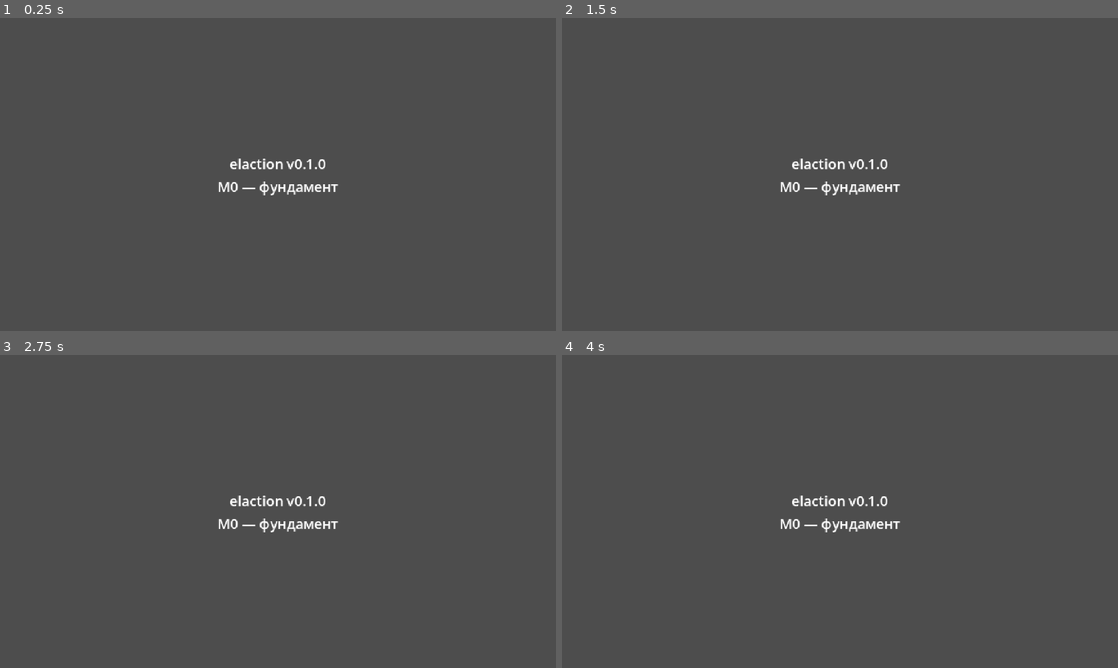
Above: before the commit, frames 1-4 (two rows, left to right).
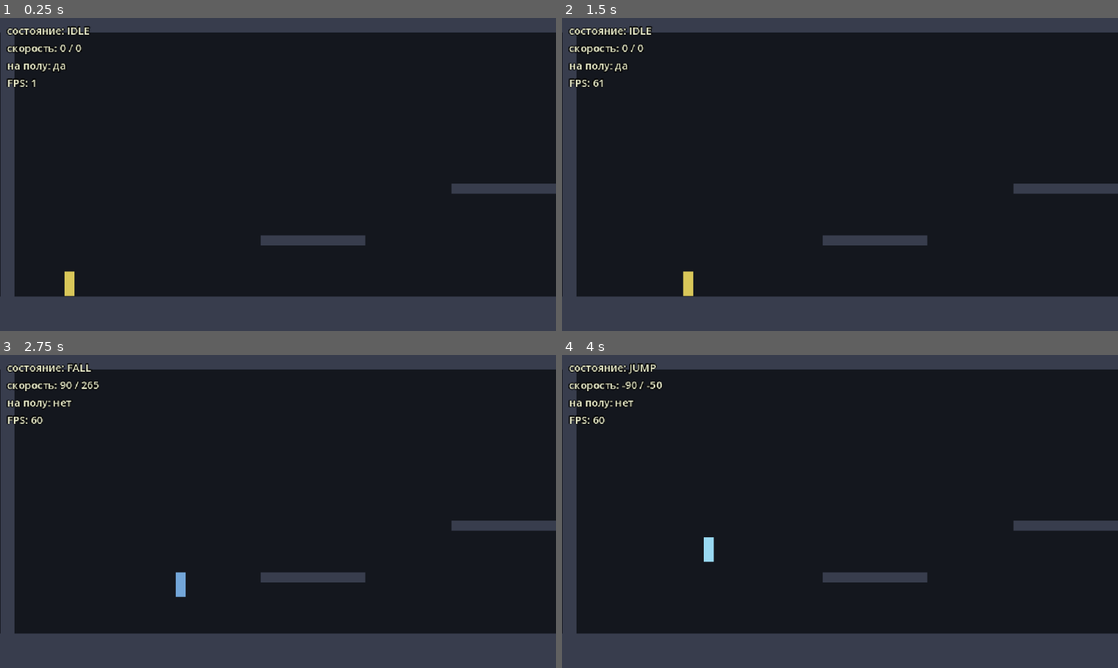
Above: after the commit, the same moments.

Repository: BalashovDmitriy/elaction
Game: Godot game, scene res://src/main.tscn
Same seed, same stepped clock (60 frames per second), same inputs: the game is played once before the commit and once after it.
Inputs (mouse positions are in pixels of both pictures, inside the frame that each line leads up to):
- Up to frame 1 (0.25 s): no input
- Up to frame 2 (1.5 s): tap Enter at 0.5 s; move the mouse to (962, 158) at 0.52 s; hold Right (move_right) 0.53-1.25 s; tap Space (jump) at 0.6, 0.77, 1.07 s; click (962, 158) at 0.67 s; drag from (728, 190) to (812, 237) at 1.27 s
- Up to frame 3 (2.75 s): tap Space (jump) at 2, 2.3 s; move the mouse to (333, 442) at 2.02 s; hold Right (move_right) from 2.03 s (still down); tap Alt at 2.1 s; click (333, 442) at 2.17 s
- Up to frame 4 (4 s): release Right (move_right) at 2.75 s; drag from (812, 574) to (673, 464) at 2.77 s; tap Enter at 3.5 s; move the mouse to (1006, 558) at 3.52 s; hold Left (move_left) from 3.53 s (still down); tap Space (jump) at 3.6, 3.77 s; click (1006, 558) at 3.67 s

The runs differ from the first frame. In frame 1, 82% of the frame differs, in the area x 0-100%, y 2-90%; in frame 2, 82%; in frame 3, 82%; in frame 4, 82%.

Commit message:
feat(m1): Otto ходит, приседает и прыгает по grey-box уровню
Вертикальный срез движения. Играть можно, смотреть пока не на что —
графика это цветные прямоугольники, настоящие ассеты приходят в M7.

Машина состояний вынесена из узла в OttoStateMachine: она принимает снимок
ввода и факты о теле, а возвращает состояние. Поэтому тестируется без сцены
и без физики — 14 тестов.

- Otto: гравитация, дискретное аркадное движение, смена формы коллизии
  при приседании, камера с границами уровня
- GreyboxLevel: геометрия из прямоугольников, собирается в рантайме
- Ввод с клавиатуры и геймпада; клавиши по physical_keycode, поэтому WASD
  работает и на кириллической раскладке
- Отладочный оверлей: состояние, скорость, контакт с полом, FPS
- Screenshotter: снимки вехи в screens/<веха>/ и F12 вручную; только
  в отладочных сборках
- tools/capture.py, tools/run_tests.py, общий tools/godot_bin.py

Авторевью xhigh нашло 15 проблем, 13 исправлены в ходе ревью. Главная:
прыжок физически не доставал до площадок уровня — апекс 26 px против 70 px.
Разбор целиком в docs/STATUS.md.

Co-Authored-By: Claude Opus 5 <noreply@anthropic.com>

Diff:
--- a/project.godot
+++ b/project.godot
@@ -23,35 +23,49 @@
 window/stretch/mode="canvas_items"
 window/stretch/aspect="keep"
 
+[autoload]
+
+Screenshotter="*res://src/autoload/screenshotter.gd"
+
+[editor_plugins]
+
+enabled=PackedStringArray("res://addons/gut/plugin.cfg")
+
 [input]
 
+; Клавиатура использует physical_keycode: WASD остаются на своих физических
+; местах и на кириллической раскладке. Геймпад — раскладка Xbox.
 move_left={
 "deadzone": 0.2,
-"events": [Object(InputEventKey,"device":-1,"physical_keycode":4194319), Object(InputEventKey,"device":-1,"physical_keycode":65)]
+"events": [Object(InputEventKey,"device":-1,"physical_keycode":4194319), Object(InputEventKey,"device":-1,"physical_keycode":65), Object(InputEventJoypadButton,"device":-1,"button_index":13), Object(InputEventJoypadMotion,"device":-1,"axis":0,"axis_value":-1.0)]
 }
 move_right={
 "deadzone": 0.2,
-"events": [Object(InputEventKey,"device":-1,"physical_keycode":4194321), Object(InputEventKey,"device":-1,"physical_keycode":68)]
+"events": [Object(InputEventKey,"device":-1,"physical_keycode":4194321), Object(InputEventKey,"device":-1,"physical_keycode":68), Object(InputEventJoypadButton,"device":-1,"button_index":14), Object(InputEventJoypadMotion,"device":-1,"axis":0,"axis_value":1.0)]
 }
 move_up={
 "deadzone": 0.2,
-"events": [Object(InputEventKey,"device":-1,"physical_keycode":4194320), Object(InputEventKey,"device":-1,"physical_keycode":87)]
+"events": [Object(InputEventKey,"device":-1,"physical_keycode":4194320), Object(InputEventKey,"device":-1,"physical_keycode":87), Object(InputEventJoypadButton,"device":-1,"button_index":11), Object(InputEventJoypadMotion,"device":-1,"axis":1,"axis_value":-1.0)]
 }
 move_down={
 "deadzone": 0.2,
-"events": [Object(InputEventKey,"device":-1,"physical_keycode":4194322), Object(InputEventKey,"device":-1,"physical_keycode":83)]
+"events": [Object(InputEventKey,"device":-1,"physical_keycode":4194322), Object(InputEventKey,"device":-1,"physical_keycode":83), Object(InputEventJoypadButton,"device":-1,"button_index":12), Object(InputEventJoypadMotion,"device":-1,"axis":1,"axis_value":1.0)]
 }
 jump={
 "deadzone": 0.2,
-"events": [Object(InputEventKey,"device":-1,"physical_keycode":32), Object(InputEventKey,"device":-1,"physical_keycode":90)]
+"events": [Object(InputEventKey,"device":-1,"physical_keycode":32), Object(InputEventKey,"device":-1,"physical_keycode":90), Object(InputEventJoypadButton,"device":-1,"button_index":0)]
 }
 shoot={
 "deadzone": 0.2,
-"events": [Object(InputEventKey,"device":-1,"physical_keycode":88), Object(InputEventKey,"device":-1,"physical_keycode":74)]
+"events": [Object(InputEventKey,"device":-1,"physical_keycode":88), Object(InputEventKey,"device":-1,"physical_keycode":74), Object(InputEventJoypadButton,"device":-1,"button_index":2)]
 }
 pause={
 "deadzone": 0.2,
-"events": [Object(InputEventKey,"device":-1,"physical_keycode":4194305)]
+"events": [Object(InputEventKey,"device":-1,"physical_keycode":4194305), Object(InputEventJoypadButton,"device":-1,"button_index":6)]
+}
+screenshot={
+"deadzone": 0.2,
+"events": [Object(InputEventKey,"device":-1,"physical_keycode":4194343)]
 }
 
 [rendering]
--- /dev/null
+++ b/src/actors/otto/otto.gd
@@ -0,0 +1,117 @@
+class_name Otto
+extends CharacterBody2D
+
+## Игрок — агент Otto.
+##
+## Отвечает за физику, форму коллизии и вид. Решение о том, в каком он
+## состоянии, принимает [OttoStateMachine].
+
+@export var walk_speed: float = 90.0
+## Высота прыжка = jump_speed² / (2 · gravity). При 380 и 900 это ~80 px:
+## хватает на площадки greybox-уровня (нижние в 70 px от пола, верхняя — с них).
+@export var jump_speed: float = 380.0
+@export var gravity: float = 900.0
+@export var max_fall_speed: float = 420.0
+## В оригинале Otto приседает на месте. Оставлено переключателем для настройки.
+@export var can_move_while_crouching: bool = false
+
+var _states := OttoStateMachine.new()
+## Один снимок ввода на всё время жизни: перечитывается, а не создаётся заново.
+var _snapshot := OttoInput.new()
+var _posed_state := OttoStateMachine.State.IDLE
+
+@onready var _standing_shape: CollisionShape2D = $StandingShape
+@onready var _crouching_shape: CollisionShape2D = $CrouchingShape
+@onready var _body: ColorRect = $Body
+@onready var _camera: Camera2D = $Camera2D
+
+
+func _physics_process(delta: float) -> void:
+	_snapshot.read_actions()
+	var state := _states.update(_snapshot, is_on_floor(), velocity.y)
+
+	# Импульс прыжка выдаётся в тот же кадр, пока тело ещё стоит на полу,
+	# поэтому гравитация его в этом кадре не съедает.
+	if _states.just_entered(OttoStateMachine.State.JUMP) and is_on_floor():
+		velocity.y = -jump_speed
+
+	velocity.x = _horizontal_speed(_snapshot, state)
+	if not is_on_floor():
+		velocity.y = minf(velocity.y + gravity * delta, max_fall_speed)
+
+	move_and_slide()
+	_apply_pose(state)
+
+
+## Текущее состояние. Нужно отладочному оверлею и будущим системам.
+func current_state() -> OttoStateMachine.State:
+	return _states.state
+
+
+## Текущая скорость тела.
+##
+## Вместе с [method is_grounded] образует публичный интерфейс для наблюдателей
+## вроде отладочного оверлея: они зависят от API Otto, а не от того, что внутри
+## он именно [CharacterBody2D].
+func motion() -> Vector2:
+	return velocity
+
+
+## Стоит ли Otto на поверхности.
+func is_grounded() -> bool:
+	return is_on_floor()
+
+
+## Ограничивает камеру прямоугольником уровня.
+func apply_camera_bounds(bounds: Rect2) -> void:
+	_camera.limit_left = int(bounds.position.x)
+	_camera.limit_top = int(bounds.position.y)
+	_camera.limit_right = int(bounds.end.x)
+	_camera.limit_bottom = int(bounds.end.y)
+
+
+func _horizontal_speed(input: OttoInput, state: OttoStateMachine.State) -> float:
+	if state == OttoStateMachine.State.DEAD:
+		return 0.0
+	if state == OttoStateMachine.State.CROUCH and not can_move_while_crouching:
+		return 0.0
+	if absf(input.move) <= OttoStateMachine.MOVE_THRESHOLD:
+		return 0.0
+	# Движение аркадное, дискретное: наклон стика не меняет скорость.
+	return signf(input.move) * walk_speed
+
+
+func _apply_pose(state: OttoStateMachine.State) -> void:
+	# Поза — функция от состояния: пересобираем её только на переходах, иначе
+	# каждый физический кадр сыпал бы по два отложенных вызова в очередь.
+	if state == _posed_state:
+		return
+	_posed_state = state
+
+	var crouching := state == OttoStateMachine.State.CROUCH
+	_standing_shape.set_deferred("disabled", crouching)
+	_crouching_shape.set_deferred("disabled", not crouching)
+
+	# Размер и посадку коробки берём из самой формы коллизии, чтобы вид и
+	# хитбокс не разъезжались при правке сцены.
+	var shape_node := _crouching_shape if crouching else _standing_shape
+	var box := shape_node.shape as RectangleShape2D
+	_body.size = box.size
+	_body.position = shape_node.position - box.size * 0.5
+	_body.color = _color_for(state)
+
+
+func _color_for(state: OttoStateMachine.State) -> Color:
+	match state:
+		OttoStateMachine.State.WALK:
+			return Color(0.95, 0.85, 0.40)
+		OttoStateMachine.State.CROUCH:
+			return Color(0.70, 0.60, 0.30)
+		OttoStateMachine.State.JUMP:
+			return Color(0.60, 0.85, 0.95)
+		OttoStateMachine.State.FALL:
+			return Color(0.45, 0.65, 0.85)
+		OttoStateMachine.State.DEAD:
+			return Color(0.75, 0.25, 0.25)
+		_:
+			return Color(0.85, 0.78, 0.35)
--- /dev/null
+++ b/src/actors/otto/otto.tscn
@@ -0,0 +1,33 @@
+[gd_scene load_steps=4 format=3]
+
+[ext_resource type="Script" path="res://src/actors/otto/otto.gd" id="1_otto"]
+
+[sub_resource type="RectangleShape2D" id="RectangleShape2D_stand"]
+size = Vector2(12, 28)
+
+[sub_resource type="RectangleShape2D" id="RectangleShape2D_crouch"]
+size = Vector2(12, 18)
+
+[node name="Otto" type="CharacterBody2D"]
+collision_layer = 2
+collision_mask = 1
+script = ExtResource("1_otto")
+
+[node name="StandingShape" type="CollisionShape2D" parent="."]
+position = Vector2(0, -14)
+shape = SubResource("RectangleShape2D_stand")
+
+[node name="CrouchingShape" type="CollisionShape2D" parent="."]
+position = Vector2(0, -9)
+shape = SubResource("RectangleShape2D_crouch")
+disabled = true
+
+[node name="Body" type="ColorRect" parent="."]
+offset_left = -6.0
+offset_top = -28.0
+offset_right = 6.0
+color = Color(0.85, 0.78, 0.35, 1)
+
+[node name="Camera2D" type="Camera2D" parent="."]
+position_smoothing_enabled = true
+position_smoothing_speed = 8.0
--- /dev/null
+++ b/src/actors/otto/otto_input.gd
@@ -0,0 +1,26 @@
+class_name OttoInput
+extends RefCounted
+
+## Снимок ввода за один кадр.
+##
+## Отделяет [OttoStateMachine] от синглтона [Input]: в игре снимок собирается
+## из действий, в тестах — заполняется руками.
+
+## Направление по горизонтали: -1 влево, +1 вправо, 0 стоим.
+var move: float = 0.0
+
+## Удерживается ли приседание.
+var crouch: bool = false
+
+## Нажат ли прыжок именно в этом кадре.
+var jump_pressed: bool = false
+
+
+## Перечитывает снимок из карты действий проекта.
+##
+## Метод, а не фабрика: снимок переиспользуется кадр за кадром, чтобы не
+## выделять по объекту на каждый физический кадр.
+func read_actions() -> void:
+	move = Input.get_axis("move_left", "move_right")
+	crouch = Input.is_action_pressed("move_down")
+	jump_pressed = Input.is_action_just_pressed("jump")
--- /dev/null
+++ b/src/actors/otto/otto_state_machine.gd
@@ -0,0 +1,63 @@
+class_name OttoStateMachine
+extends RefCounted
+
+## Логика переходов состояний Otto.
+##
+## Не знает ни про узлы, ни про физику движка: принимает снимок ввода и факты
+## о теле, возвращает новое состояние. Поэтому тестируется без сцены.
+
+enum State { IDLE, WALK, CROUCH, JUMP, FALL, DEAD }
+
+## Ниже этого порога наклон стика считается покоем.
+const MOVE_THRESHOLD: float = 0.1
+
+## Имена состояний собираются один раз: [method state_name] зовут каждый кадр.
+static var _state_names: PackedStringArray = PackedStringArray(State.keys())
+
+var state: State = State.IDLE
+var previous_state: State = State.IDLE
+
+
+## Имя состояния для отладочного вывода.
+static func state_name(value: State) -> String:
+	return _state_names[value]
+
+
+func reset() -> void:
+	state = State.IDLE
+	previous_state = State.IDLE
+
+
+## Переводит Otto в терминальное состояние. Выйти из него можно только [method reset].
+func kill() -> void:
+	previous_state = state
+	state = State.DEAD
+
+
+func is_dead() -> bool:
+	return state == State.DEAD
+
+
+## Вошли ли мы в состояние именно в последнем [method update].
+func just_entered(value: State) -> bool:
+	return state == value and previous_state != value
+
+
+func update(input: OttoInput, on_floor: bool, vertical_velocity: float) -> State:
+	previous_state = state
+	if state != State.DEAD:
+		state = _resolve(input, on_floor, vertical_velocity)
+	return state
+
+
+func _resolve(input: OttoInput, on_floor: bool, vertical_velocity: float) -> State:
+	if not on_floor:
+		return State.JUMP if vertical_velocity < 0.0 else State.FALL
+	# Присев, Otto не прыгает — как в оригинале.
+	if input.jump_pressed and not input.crouch:
+		return State.JUMP
+	if input.crouch:
+		return State.CROUCH
+	if absf(input.move) > MOVE_THRESHOLD:
+		return State.WALK
+	return State.IDLE
--- /dev/null
+++ b/src/autoload/screenshotter.gd
@@ -0,0 +1,137 @@
+extends Node
+
+## Снимки экрана для последующего анализа и оптимизации.
+##
+## Ручной режим: F12 сохраняет текущий кадр в `screens/manual/`.
+## Автоматический: запуск игры с аргументом `-- --capture=M1` прогоняет короткий
+## сценарий, сохраняет по кадру на каждый шаг и закрывает игру. Так снимки
+## снимаются после каждой играбельной вехи — см. tools/capture.py.
+##
+## Снимки пишутся в JPEG рядом с проектом: `screens/<веха>/<время>_<шаг>.jpg`.
+
+const OUTPUT_ROOT := "res://screens"
+const JPEG_QUALITY: float = 0.9
+const CAPTURE_ARG_PREFIX := "--capture="
+const MANUAL_FOLDER := "manual"
+
+## Шаги автоматического прогона: какие действия удерживать и сколько секунд.
+##
+## Выдержки завязаны на время полёта Otto (2 · jump_speed / gravity ≈ 0.85 с):
+## «jump» снимается около вершины, а «crouch» — уже после приземления. Меняете
+## прыжок — пересчитайте и их, иначе кадр поймает не то состояние.
+const AUTO_PLAN: Array[Dictionary] = [
+	{"label": "idle", "actions": [], "hold": 0.7},
+	{"label": "walk", "actions": ["move_right"], "hold": 0.9},
+	{"label": "jump", "actions": ["move_right", "jump"], "hold": 0.42},
+	{"label": "crouch", "actions": ["move_down"], "hold": 0.9},
+]
+
+var _milestone: String = MANUAL_FOLDER
+
+
+func _ready() -> void:
+	# Это инструмент разработки. В экспортированной сборке res:// недоступен на
+	# запись, а глобальный перехват ввода и занятая F12 игре не нужны.
+	if not OS.is_debug_build():
+		set_process_input(false)
+		return
+
+	# Снимок должен сниматься и на паузе, иначе F12 перестанет работать в M8.
+	process_mode = Node.PROCESS_MODE_ALWAYS
+
+	var milestone := _milestone_from_cmdline()
+	if milestone.is_empty():
+		return
+	_milestone = milestone
+	_run_auto_plan.call_deferred()
+
+
+func _input(event: InputEvent) -> void:
+	if event.is_action_pressed("screenshot"):
+		# Ручной кадр всегда в manual/, даже посреди автоматического прогона:
+		# иначе он попал бы в папку вехи и сошёл бы за кадр сценария.
+		capture(MANUAL_FOLDER, MANUAL_FOLDER)
+
+
+## Сохраняет текущий кадр. Вызывать через await, иначе снимок уедет на кадр вперёд.
+##
+## [param folder] переопределяет папку вехи; пустая строка — папка текущего прогона.
+func capture(label: String, folder: String = "") -> void:
+	await RenderingServer.frame_post_draw
+
+	var target := _milestone if folder.is_empty() else folder
+	var absolute_root := ProjectSettings.globalize_path(OUTPUT_ROOT)
+	var absolute_folder := absolute_root.path_join(target)
+	var error := DirAccess.make_dir_recursive_absolute(absolute_folder)
+	if error != OK and error != ERR_ALREADY_EXISTS:
+		push_error("Не удалось создать папку для снимков: %s (код %d)" % [absolute_folder, error])
+		return
+	_mark_ignored_by_engine(absolute_root)
+
+	var absolute_path := _free_path(absolute_folder, label)
+	var image := get_viewport().get_texture().get_image()
+	error = image.save_jpg(absolute_path, JPEG_QUALITY)
+	if error != OK:
+		push_error("Не удалось сохранить снимок %s (код %d)" % [absolute_path, error])
+		return
+
+	print("[screenshot] %s" % absolute_path)
+
+
+func _run_auto_plan() -> void:
+	var tree := get_tree()
+	# Даём сцене собраться и уровню построить геометрию.
+	await tree.process_frame
+
+	for step in AUTO_PLAN:
+		var actions: Array = step.get("actions", [])
+		for action: String in actions:
+			Input.action_press(action)
+
+		await tree.create_timer(float(step.get("hold", 0.5))).timeout
+		await capture(str(step.get("label", "frame")))
+
+		for action: String in actions:
+			Input.action_release(action)
+
+	tree.quit()
+
+
+func _milestone_from_cmdline() -> String:
+	for argument in OS.get_cmdline_user_args():
+		if argument.begins_with(CAPTURE_ARG_PREFIX):
+			return argument.trim_prefix(CAPTURE_ARG_PREFIX).strip_edges()
+	return ""
+
+
+## Свободный путь для кадра. Метка времени идёт до секунд, поэтому два снимка
+## в одну секунду с одной меткой различаются суффиксом, а не затирают друг друга.
+func _free_path(folder: String, label: String) -> String:
+	var base := folder.path_join("%s_%s" % [_timestamp(), label])
+	var candidate := "%s.jpg" % base
+	var index := 2
+	while FileAccess.file_exists(candidate):
+		candidate = "%s-%d.jpg" % [base, index]
+		index += 1
+	return candidate
+
+
+## Кладёт .gdignore рядом со снимками: без него Godot импортирует каждый JPEG
+## как ресурс проекта и засевает папку .import-файлами.
+func _mark_ignored_by_engine(root_folder: String) -> void:
+	var marker := root_folder.path_join(".gdignore")
+	if FileAccess.file_exists(marker):
+		return
+	var file := FileAccess.open(marker, FileAccess.WRITE)
+	if file == null:
+		push_error("Не удалось создать %s (код %d)" % [marker, FileAccess.get_open_error()])
+		return
+	file.close()
+
+
+func _timestamp() -> String:
+	var now := Time.get_datetime_dict_from_system()
+	return (
+		"%04d%02d%02d-%02d%02d%02d"
+		% [now["year"], now["month"], now["day"], now["hour"], now["minute"], now["second"]]
+	)
--- /dev/null
+++ b/src/levels/greybox_level.gd
@@ -0,0 +1,52 @@
+class_name GreyboxLevel
+extends Node2D
+
+## Временный «серый ящик» для M1.
+##
+## Геометрия описывается прямоугольниками и собирается в рантайме. Настоящие
+## уровни на данных появятся в M5; до тех пор этого хватает, чтобы проверить
+## ходьбу, приседание, прыжок и работу камеры.
+
+const SOLID_COLOR := Color(0.22, 0.24, 0.30)
+
+@export var solids: Array[Rect2] = [
+	Rect2(0, 0, 1280, 16),
+	Rect2(0, 320, 1280, 40),
+	Rect2(0, 0, 16, 360),
+	Rect2(1264, 0, 16, 360),
+	Rect2(300, 250, 120, 12),
+	Rect2(520, 190, 120, 12),
+	Rect2(800, 250, 160, 12),
+]
+@export var camera_bounds := Rect2(0, 0, 1280, 360)
+
+@onready var otto: Otto = $Otto
+
+
+func _ready() -> void:
+	for rect in solids:
+		_build_solid(rect)
+	otto.apply_camera_bounds(camera_bounds)
+
+
+func _build_solid(rect: Rect2) -> void:
+	var body := StaticBody2D.new()
+	body.position = rect.position + rect.size * 0.5
+	# Тела добавляются в дерево после Otto, то есть рисовались бы поверх него.
+	# Геометрия всегда за актёрами, но перед фоном (у фона z_index = -10).
+	body.z_index = -1
+
+	var shape := RectangleShape2D.new()
+	shape.size = rect.size
+	var collision := CollisionShape2D.new()
+	collision.shape = shape
+	body.add_child(collision)
+
+	var visual := ColorRect.new()
+	visual.color = SOLID_COLOR
+	visual.size = rect.size
+	visual.position = -rect.size * 0.5
+	visual.mouse_filter = Control.MOUSE_FILTER_IGNORE
+	body.add_child(visual)
+
+	add_child(body)
--- /dev/null
+++ b/src/levels/greybox_level.tscn
@@ -0,0 +1,17 @@
+[gd_scene load_steps=3 format=3]
+
+[ext_resource type="Script" path="res://src/levels/greybox_level.gd" id="1_level"]
+[ext_resource type="PackedScene" path="res://src/actors/otto/otto.tscn" id="2_otto"]
+
+[node name="GreyboxLevel" type="Node2D"]
+script = ExtResource("1_level")
+
+[node name="Background" type="ColorRect" parent="."]
+z_index = -10
+offset_right = 1280.0
+offset_bottom = 360.0
+mouse_filter = 2
+color = Color(0.08, 0.09, 0.12, 1)
+
+[node name="Otto" parent="." instance=ExtResource("2_otto")]
+position = Vector2(80, 320)
--- a/src/main.gd
+++ b/src/main.gd
@@ -2,18 +2,15 @@
 
 ## Точка входа проекта.
 ##
-## На этапе M0 сцена не делает ничего, кроме подтверждения того, что проект
-## корректно импортируется, запускается и проходит проверки.
+## На этапе M1 грузит greybox-уровень и показывает отладочный оверлей
+## с состоянием Otto. Настоящий игровой цикл и меню появятся в M5 и M8.
 
-const MILESTONE: String = "M0 — фундамент"
-
-@onready var _status_label: Label = %StatusLabel
+@onready var _level: GreyboxLevel = $GreyboxLevel
+@onready var _debug_label: Label = %DebugLabel
 
 
-func _ready() -> void:
-	var version := _project_version()
-	_status_label.text = "elaction v%s\n%s" % [version, MILESTONE]
-	print("[elaction] v%s на Godot %s" % [version, Engine.get_version_info().get("string", "?")])
+func _process(_delta: float) -> void:
+	_debug_label.text = _debug_text()
 
 
 func _unhandled_input(event: InputEvent) -> void:
@@ -21,5 +18,16 @@
 		get_tree().quit()
 
 
-func _project_version() -> String:
-	return str(ProjectSettings.get_setting("application/config/version", "0.0.0"))
+func _debug_text() -> String:
+	var otto := _level.otto
+	var motion := otto.motion()
+	return (
+		"состояние: %s\nскорость: %.0f / %.0f\nна полу: %s\nFPS: %d"
+		% [
+			OttoStateMachine.state_name(otto.current_state()),
+			motion.x,
+			motion.y,
+			"да" if otto.is_grounded() else "нет",
+			Engine.get_frames_per_second(),
+		]
+	)
--- a/src/main.tscn
+++ b/src/main.tscn
@@ -1,24 +1,22 @@
-[gd_scene load_steps=2 format=3]
+[gd_scene load_steps=3 format=3]
 
 [ext_resource type="Script" path="res://src/main.gd" id="1_main"]
+[ext_resource type="PackedScene" path="res://src/levels/greybox_level.tscn" id="2_level"]
 
 [node name="Main" type="Node2D"]
 script = ExtResource("1_main")
 
+[node name="GreyboxLevel" parent="." instance=ExtResource("2_level")]
+
 [node name="Hud" type="CanvasLayer" parent="."]
 
-[node name="StatusLabel" type="Label" parent="Hud"]
+[node name="DebugLabel" type="Label" parent="Hud"]
 unique_name_in_owner = true
-anchors_preset = 8
-anchor_left = 0.5
-anchor_top = 0.5
-anchor_right = 0.5
-anchor_bottom = 0.5
-offset_left = -160.0
-offset_top = -20.0
-offset_right = 160.0
-offset_bottom = 20.0
-grow_horizontal = 2
-grow_vertical = 2
-horizontal_alignment = 1
-vertical_alignment = 1
+offset_left = 8.0
+offset_top = 6.0
+offset_right = 300.0
+offset_bottom = 80.0
+theme_override_colors/font_color = Color(0.92, 0.93, 0.80, 1)
+theme_override_colors/font_outline_color = Color(0, 0, 0, 1)
+theme_override_constants/outline_size = 4
+theme_override_font_sizes/font_size = 12
--- /dev/null
+++ b/tests/test_otto_state_machine.gd
@@ -0,0 +1,94 @@
+extends GutTest
+
+## Тесты машины состояний Otto.
+##
+## Работают без сцены и без физики: машина принимает снимок ввода и факты
+## о теле, поэтому её поведение проверяется напрямую.
+
+
+func _snapshot(move: float = 0.0, crouch: bool = false, jump: bool = false) -> OttoInput:
+	var input := OttoInput.new()
+	input.move = move
+	input.crouch = crouch
+	input.jump_pressed = jump
+	return input
+
+
+func test_starts_idle() -> void:
+	var machine := OttoStateMachine.new()
+	assert_eq(machine.state, OttoStateMachine.State.IDLE)
+
+
+func test_walks_when_moving_on_floor() -> void:
+	var machine := OttoStateMachine.new()
+	assert_eq(machine.update(_snapshot(1.0), true, 0.0), OttoStateMachine.State.WALK)
+
+
+func test_tilt_below_threshold_is_idle() -> void:
+	var machine := OttoStateMachine.new()
+	var barely := OttoStateMachine.MOVE_THRESHOLD
+	assert_eq(machine.update(_snapshot(barely), true, 0.0), OttoStateMachine.State.IDLE)
+
+
+func test_crouches_when_down_held() -> void:
+	var machine := OttoStateMachine.new()
+	assert_eq(machine.update(_snapshot(0.0, true), true, 0.0), OttoStateMachine.State.CROUCH)
+
+
+func test_crouch_beats_walk() -> void:
+	var machine := OttoStateMachine.new()
+	assert_eq(machine.update(_snapshot(1.0, true), true, 0.0), OttoStateMachine.State.CROUCH)
+
+
+func test_jumps_from_floor() -> void:
+	var machine := OttoStateMachine.new()
+	assert_eq(machine.update(_snapshot(0.0, false, true), true, 0.0), OttoStateMachine.State.JUMP)
+
+
+func test_cannot_jump_while_crouching() -> void:
+	var machine := OttoStateMachine.new()
+	assert_eq(machine.update(_snapshot(0.0, true, true), true, 0.0), OttoStateMachine.State.CROUCH)
+
+
+func test_rising_in_air_is_jump() -> void:
+	var machine := OttoStateMachine.new()
+	assert_eq(machine.update(_snapshot(), false, -120.0), OttoStateMachine.State.JUMP)
+
+
+func test_falling_in_air_is_fall() -> void:
+	var machine := OttoStateMachine.new()
+	assert_eq(machine.update(_snapshot(), false, 120.0), OttoStateMachine.State.FALL)
+
+
+func test_input_is_ignored_in_air() -> void:
+	var machine := OttoStateMachine.new()
+	assert_eq(machine.update(_snapshot(1.0, true, true), false, 120.0), OttoStateMachine.State.FALL)
+
+
+func test_dead_is_terminal() -> void:
+	var machine := OttoStateMachine.new()
+	machine.kill()
+	assert_eq(machine.update(_snapshot(1.0), true, 0.0), OttoStateMachine.State.DEAD)
+	assert_true(machine.is_dead())
+
+
+func test_reset_returns_to_idle() -> void:
+	var machine := OttoStateMachine.new()
+	machine.kill()
+	machine.reset()
+	assert_eq(machine.state, OttoStateMachine.State.IDLE)
+	assert_false(machine.is_dead())
+
+
+func test_just_entered_fires_only_once() -> void:
+	var machine := OttoStateMachine.new()
+	machine.update(_snapshot(0.0, false, true), true, 0.0)
+	assert_true(machine.just_entered(OttoStateMachine.State.JUMP), "первый кадр прыжка")
+
+	machine.update(_snapshot(), false, -120.0)
+	assert_false(machine.just_entered(OttoStateMachine.State.JUMP), "второй кадр прыжка")
+
+
+func test_state_name_matches_enum() -> void:
+	assert_eq(OttoStateMachine.state_name(OttoStateMachine.State.CROUCH), "CROUCH")
+	assert_eq(OttoStateMachine.state_name(OttoStateMachine.State.DEAD), "DEAD")
Not shown, added: src/actors/otto/otto.gd.uid
Not shown, added: src/actors/otto/otto_input.gd.uid
Not shown, added: src/actors/otto/otto_state_machine.gd.uid
Not shown, added: src/autoload/screenshotter.gd.uid
Not shown, added: src/levels/greybox_level.gd.uid
Not shown, added: tests/test_otto_state_machine.gd.uid
Not shown, changed: .github/workflows/ci.yml
Not shown, changed: docs/EPIC.md
Not shown, added: docs/STATUS.md
Not shown, changed: docs/adr/0002-visual-target.md
Not shown, changed: docs/conventions.md
Not shown, changed: tools/check.ps1
(and 1 more such lines)
